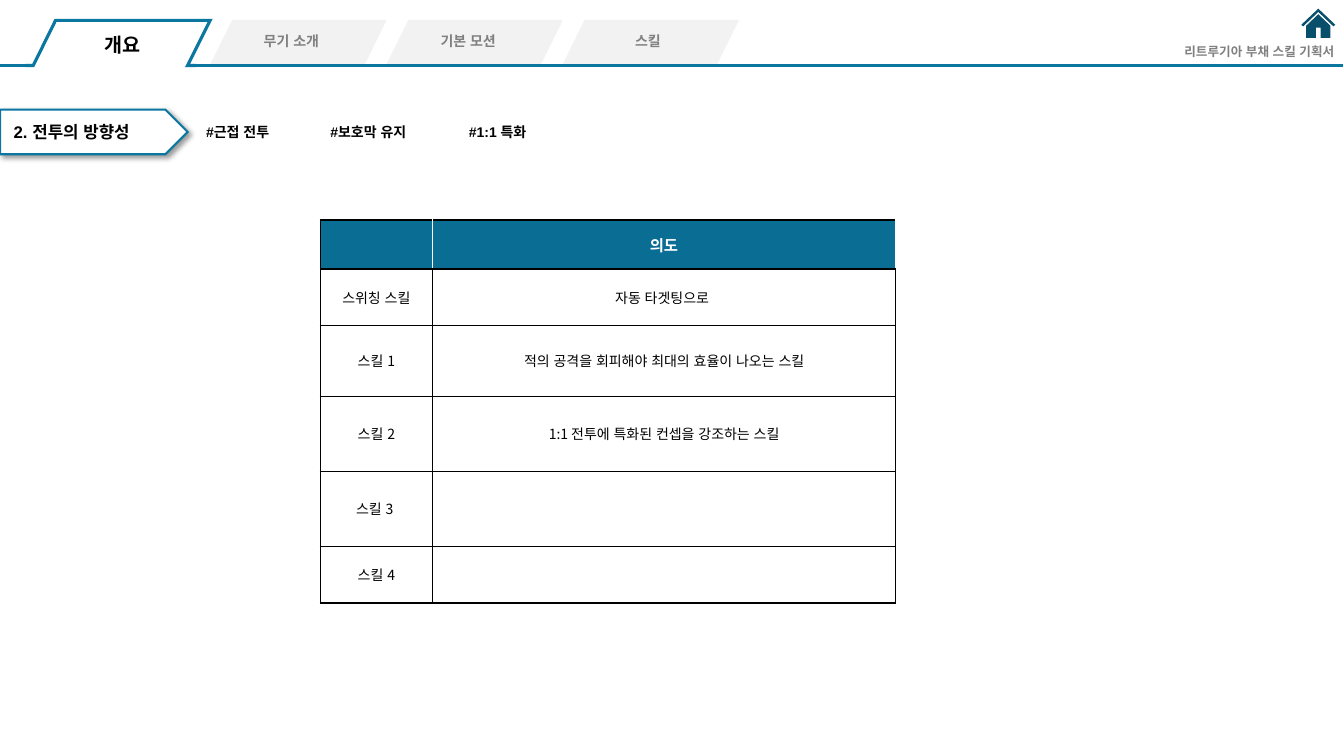
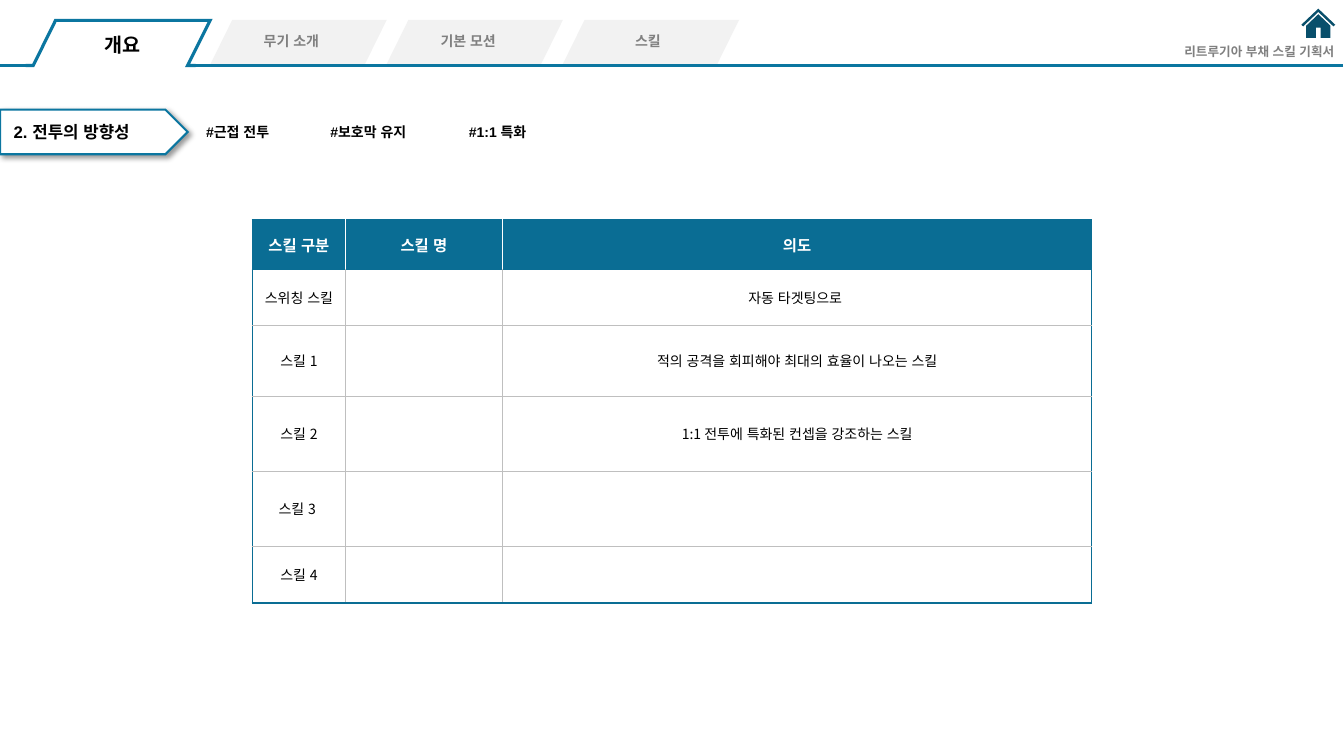
Before and after one commit to hjs0913/GameDesign, a slide deck: slide 4 of 액션&경영 RPG/스킬/리트루기아_부채스킬기획.pptx. Drawn at 1344x756 pixels with LibreOffice and Linux fonts; fonts in the diff are those of the drawing. Boxes give left, top, right and bottom in pixels: in the first picture for what was removed or moved away, otherwise in the second. Text is boxed around its words. In the diff, an @@ line names an element or a change of style, - is before the commit and + after.

```diff
--- a/액션&경영 RPG/스킬/리트루기아_부채스킬기획.pptx
+++ b/액션&경영 RPG/스킬/리트루기아_부채스킬기획.pptx
@@ table at bbox=[252, 220, 1093, 603] @@
-column 1:  | 스위칭 스킬 | 스킬 1 | 스킬 2 | 스킬 3 | 스킬 4
+column 1: 스킬 구분 | 스위칭 스킬 | 스킬 1 | 스킬 2 | 스킬 3 | 스킬 4
+column 2: 스킬 명 |  |  |  |  | 
@@ table: place and size @@
-table at bbox=[321, 220, 896, 603]
+table at bbox=[252, 220, 1093, 603]
```
Also in this commit, not shown: 2 other slides changed, 2 other files.
